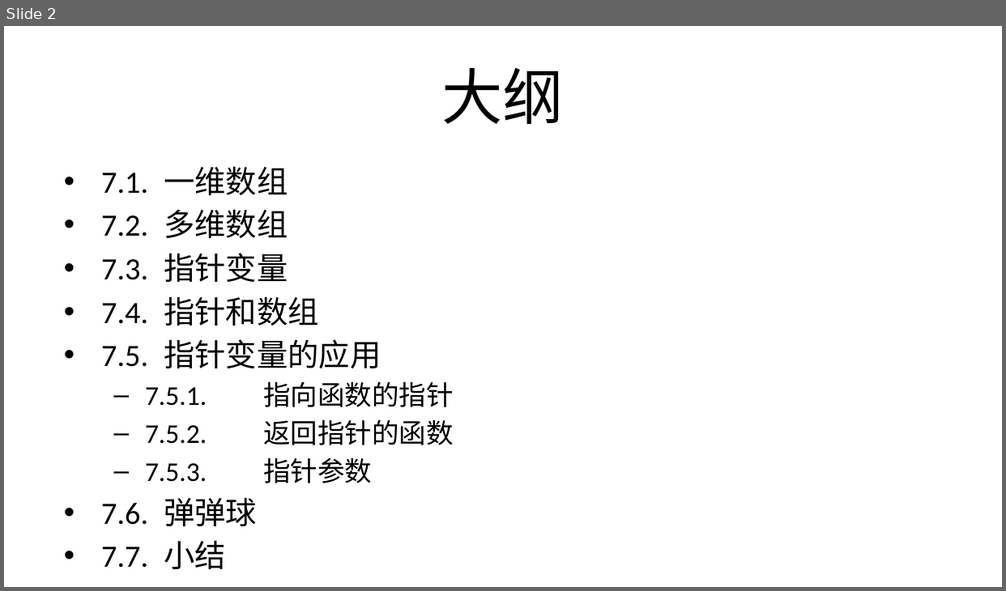
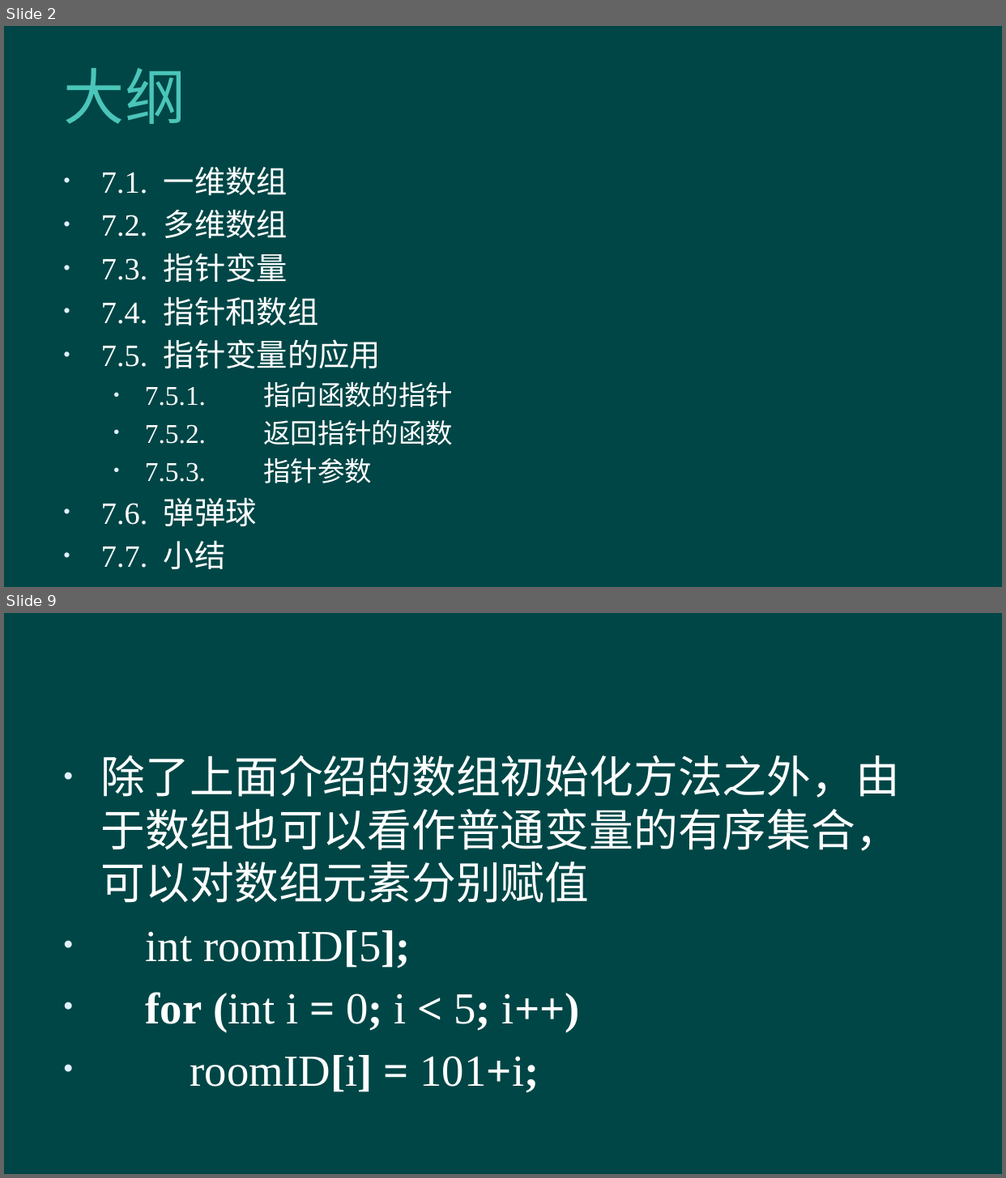
Before and after one commit to hanhonglei/Course_BasicGameProgramming, a slide deck: 第7章 数组及指针/第7章 数组及指针.pptx. Shown one above the other, each under a label of ours: slide 2 before the commit, slides 2 and 9 after it; the slides between them are not shown. The pictures are 1006x591 and 1006x1178 pixels, drawn with LibreOffice and Linux fonts; fonts in the diff are those of the drawing; background and template pictures are left out. Boxes give left, top, right and bottom in pixels: in the first picture for what was removed or moved away, otherwise in the second. Text is boxed around its words. In the diff, an @@ line names an element or a change of style, - is before the commit and + after.

```diff
--- a/第7章 数组及指针/第7章 数组及指针.pptx
+++ b/第7章 数组及指针/第7章 数组及指针.pptx
@@ slide 9 added at [4,613,1002,1174], background #004646 @@
@@ text added at [101,755,900,1093], 32 pt, text #FFFFFF @@
+• 除了上面介绍的数组初始化方法之外，由于数组也可以看作普通变量的有序集合，可以对数组元素分别赋值
+• int roomID[5];
+• for (int i = 0; i < 5; i++)
+• roomID[i] = 101+i;
@@ slide 2 changed as well @@
@@ background #FFFFFF to #004646 @@
@@ title "大纲" at [64,68,186,124]: font Calibri to Roboto, text colour #000000 to #4BC5B9, letter spacing 0 to 0.5 pt; alignment centre to left @@
@@ text "7.1. 一维数组" at [101,166,453,484]: font Calibri to Times New Roman, text colour #000000 to #FFFFFF; bullet – to • @@
```
Also in this commit, not shown: 1 other slide changed, 61 other slides added, 1 other file.
